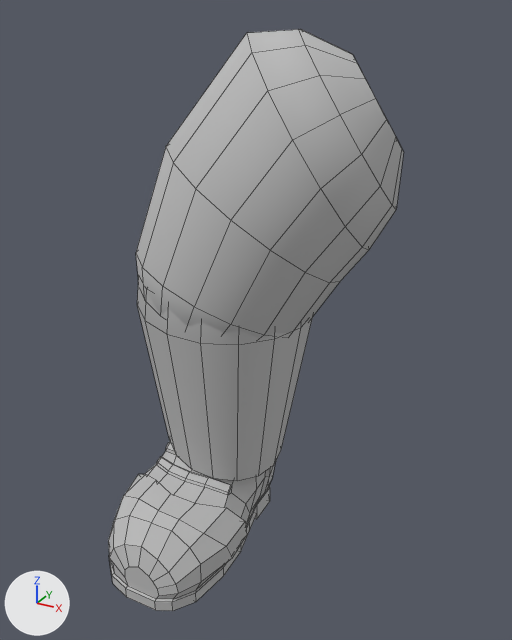
The OBJ model Final_Project/model/lowlegR.obj, before and after one commit.
Both versions are drawn from a 50 mm lens placed at (0.83, -2.74, -0.88), pointed at (-0.56, -0.2, -2.15). The axes (+X, +Y, +Z) are drawn at lower left. The lights are the same throughout. Mesh edges are drawn as thin lines. Where no turn or scale is listed for an object, it has been applied to the vertices. Vertices at the same position are counted once.

In view in the first picture: 'lowlegR'.
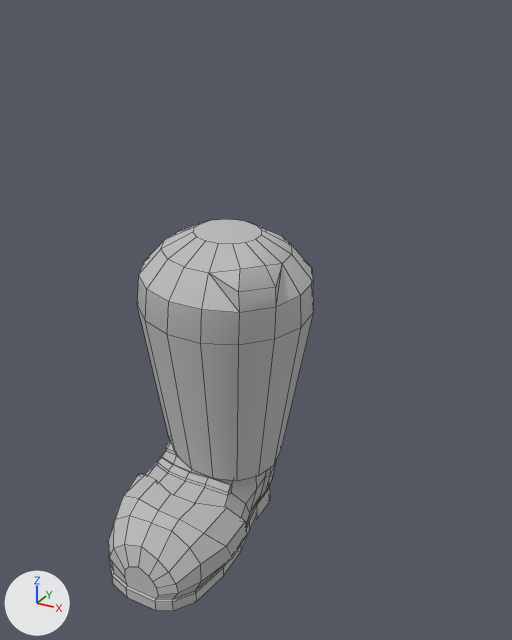
The edits, one by one:
me_lowlegr has 399 vertices, 364 faces and spans x -1.13..-0.03, y -0.9..0.5, z -3.29..-0.95.
me_lowlegr is used by ob_lowlegr; location (0.0, 0.0, 0.0).
me_lowlegr part 1: the loose piece of 112 vertices spanning x -1.13..-0.03, y -0.58..0.5, z -2.33..-0.95 is deleted.

Boxes [x1, y1, x2, y2] around the edits, measured in the pictures (512 x 640 px):
'lowlegR', reshaped (30% narrower, 33% shorter)
    before: [108, 29, 404, 611]
    after: [108, 219, 314, 611]
part 1 of me_lowlegr, deleted
    before: [136, 29, 404, 338]
